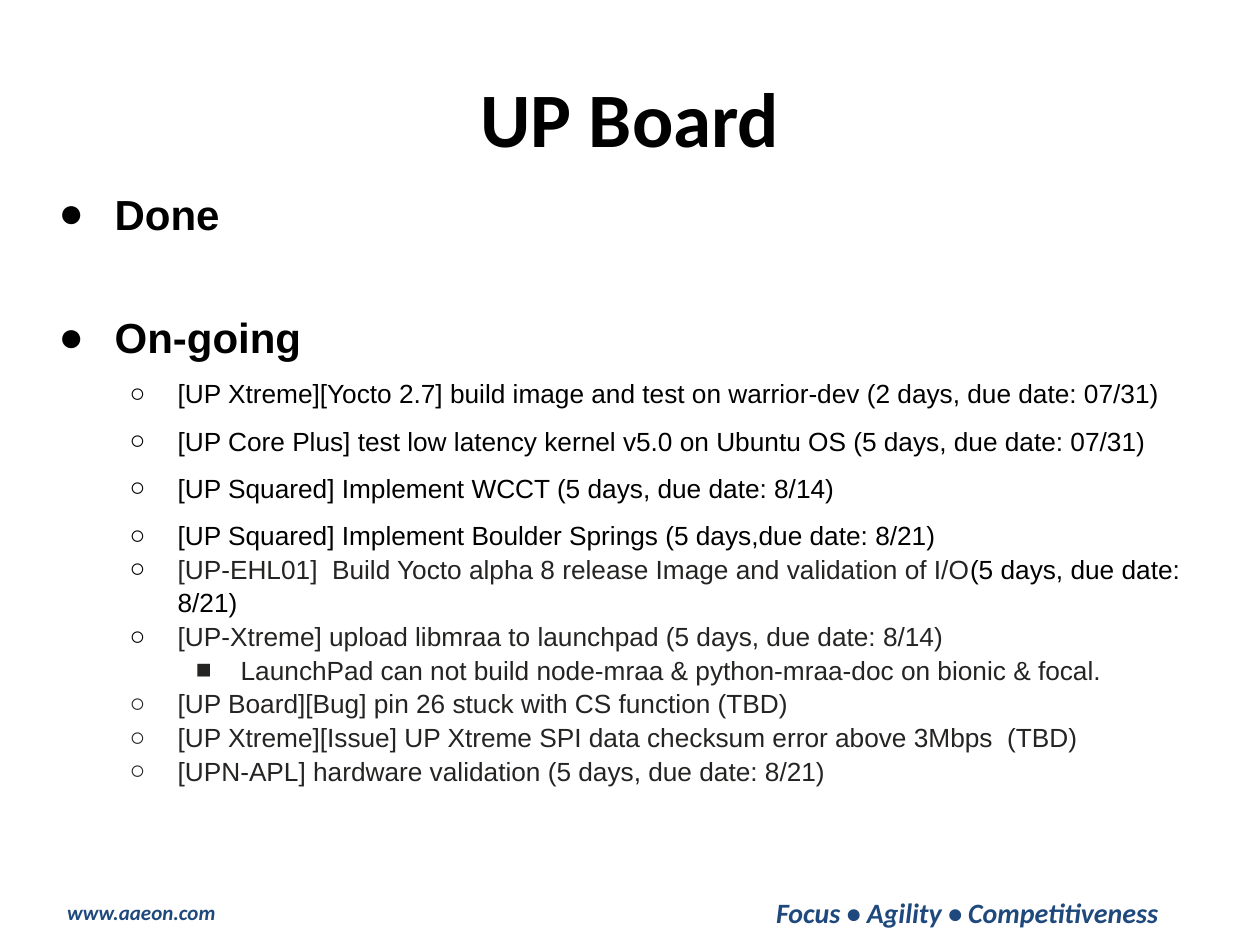
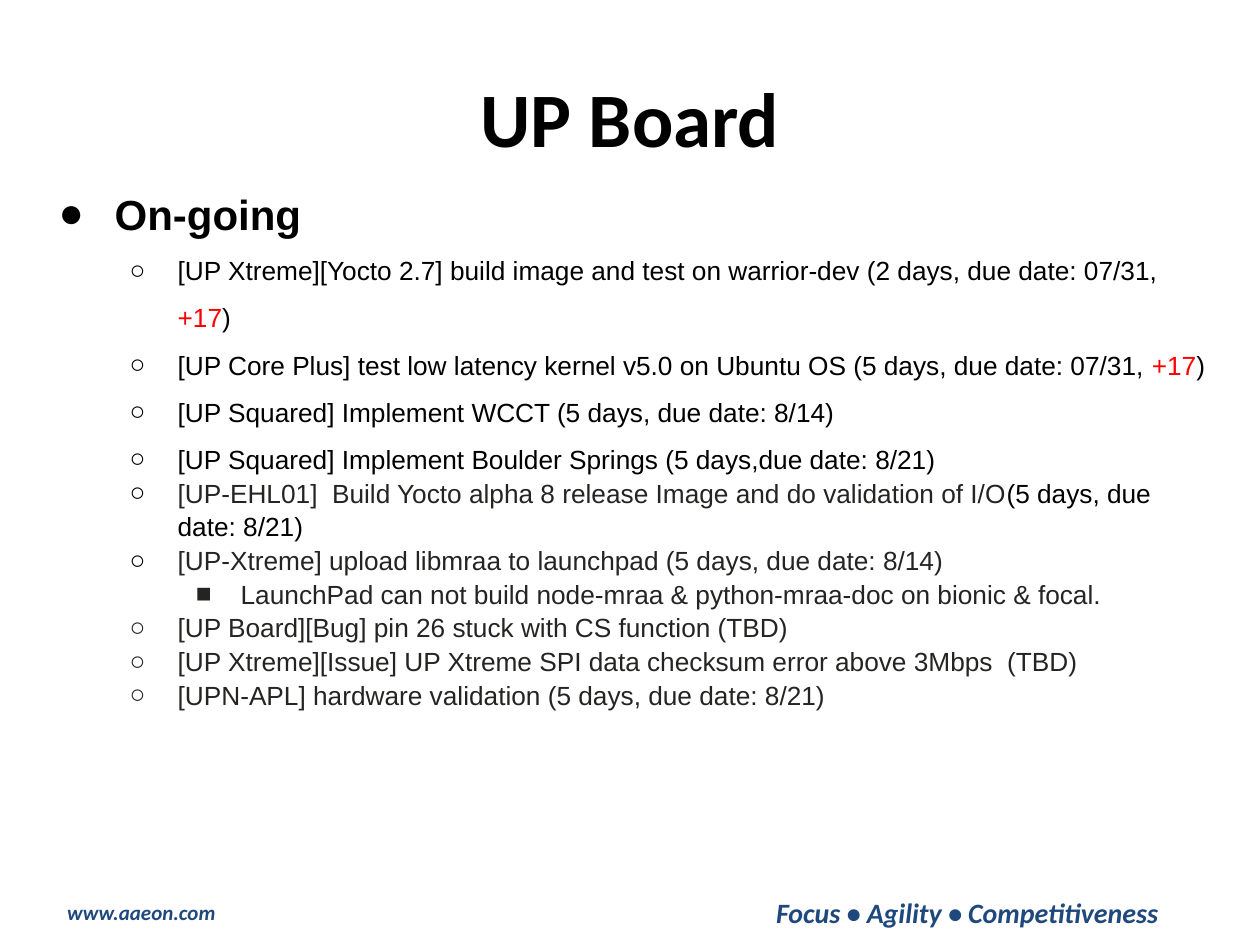
Before and after one commit to hsuziyen/node, a slide deck: slide 11 of 2020週報-0810_0814.pptx (slide 12 before the commit). Drawn at 1260x945 pixels with LibreOffice and Linux fonts; fonts in the diff are those of the drawing; background and template pictures are left out. Boxes give left, top, right and bottom in pixels: in the first picture for what was removed or moved away, otherwise in the second. Text is boxed around its words. In the diff, an @@ line names an element or a change of style, - is before the commit and + after.

```diff
--- a/2020週報-0810_0814.pptx
+++ b/2020週報-0810_0814.pptx
@@ text at bbox=[115, 201, 220, 231]: paragraph removed @@
-● Done
@@ text at bbox=[115, 199, 301, 238]: less space between paragraphs @@
@@ text at bbox=[178, 261, 1205, 380]: text changed @@
-  ○ [UP Xtreme][Yocto 2.7] build image and test on warrior-dev (2 days, due date: 07/31)
-  ○ [UP Core Plus] test low latency kernel v5.0 on Ubuntu OS (5 days, due date: 07/31)
+  ○ [UP Xtreme][Yocto 2.7] build image and test on warrior-dev (2 days, due date: 07/31, +17)
+  ○ [UP Core Plus] test low latency kernel v5.0 on Ubuntu OS (5 days, due date: 07/31, +17)
@@ text at bbox=[178, 484, 1151, 542]: text changed @@
-  ○ [UP-EHL01] Build Yocto alpha 8 release Image and validation of I/O(5 days, due date: 8/21)
+  ○ [UP-EHL01] Build Yocto alpha 8 release Image and do validation of I/O(5 days, due date: 8/21)
```
Also in this commit, not shown: 13 other slides changed, 3 slides removed, 4 other files.
